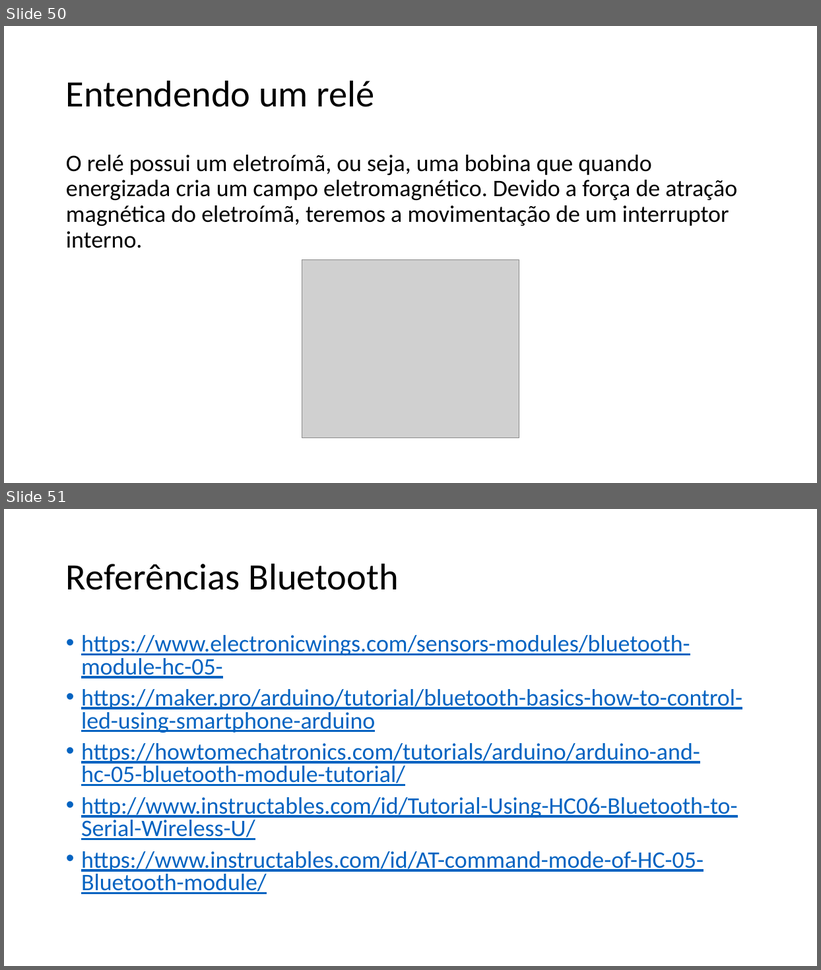
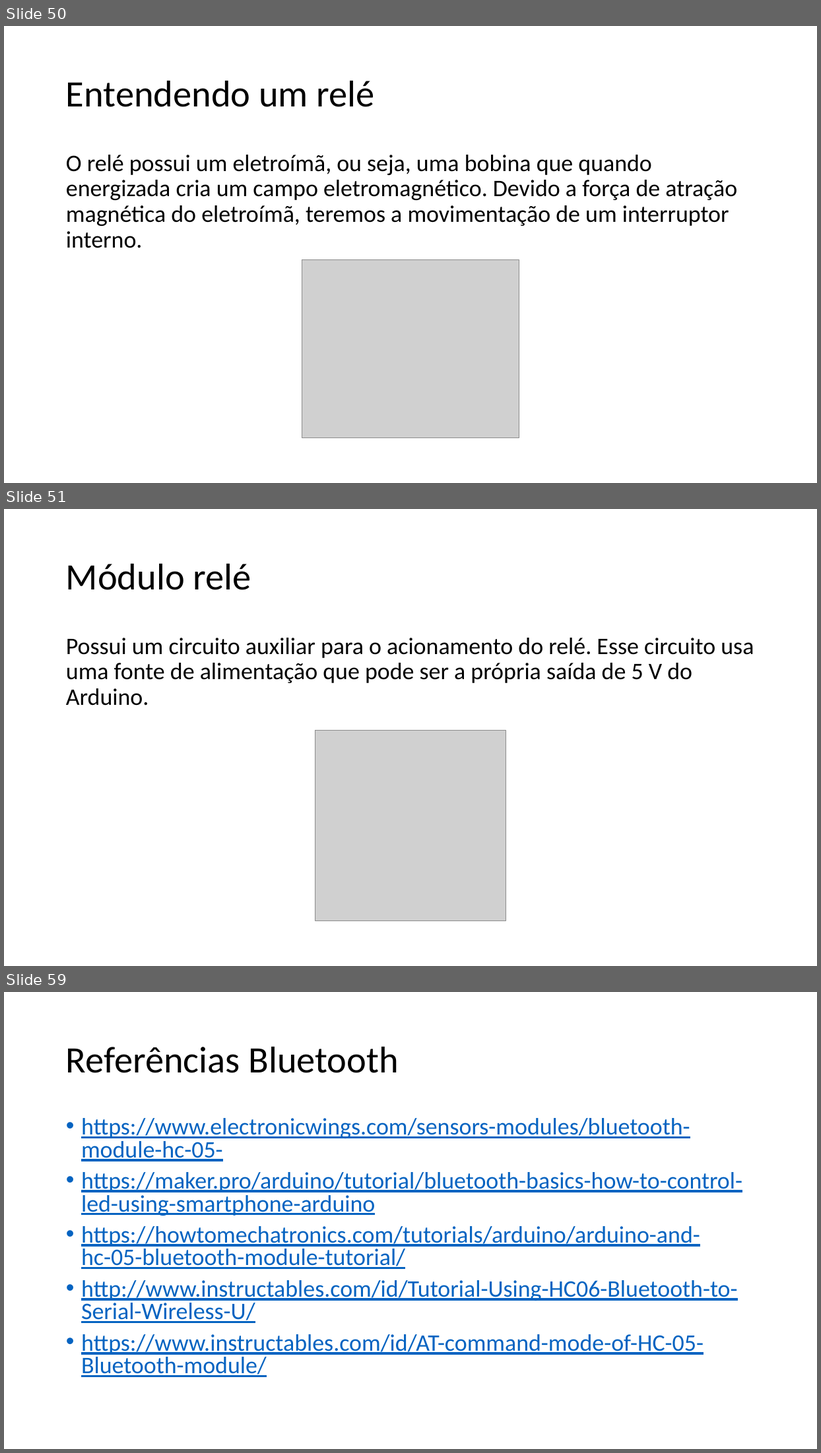
Before and after one commit to salmo-jr/public-slides, a slide deck: arduino-bluetooth.pptx. Shown one above the other, each under a label of ours: slides 50 and 51 before the commit, slides 50, 51 and 59 after it; the slides between them are not shown. The pictures are 821x970 and 821x1453 pixels, drawn with LibreOffice and Linux fonts; fonts in the diff are those of the drawing; grey boxes stand for pictures. Boxes give left, top, right and bottom in pixels: in the first picture for what was removed or moved away, otherwise in the second. Text is boxed around its words. In the diff, an @@ line names an element or a change of style, - is before the commit and + after.

Commit message:
adição dos slides sobre o funcionamento e a prática com o módulo relé

```diff
--- a/arduino-bluetooth.pptx
+++ b/arduino-bluetooth.pptx
@@ slide 51 added at <box>4,509,817,966</box>, background #FFFFFF @@
@@ title added at <box>66,563,252,590</box>, 44 pt, text #000000 @@
+Módulo relé
@@ text added at <box>66,638,754,706</box>, 28 pt, text #000000 @@
+Possui um circuito auxiliar para o acionamento do relé. Esse circuito usa uma fonte de alimentação que pode ser a própria saída de 5 V do Arduino.
@@ picture added at <box>315,730,506,921</box> @@
@@ what was slide 51 is now slide 59 @@
```
Also in this commit, not shown: 7 other slides added, 2 other files.
